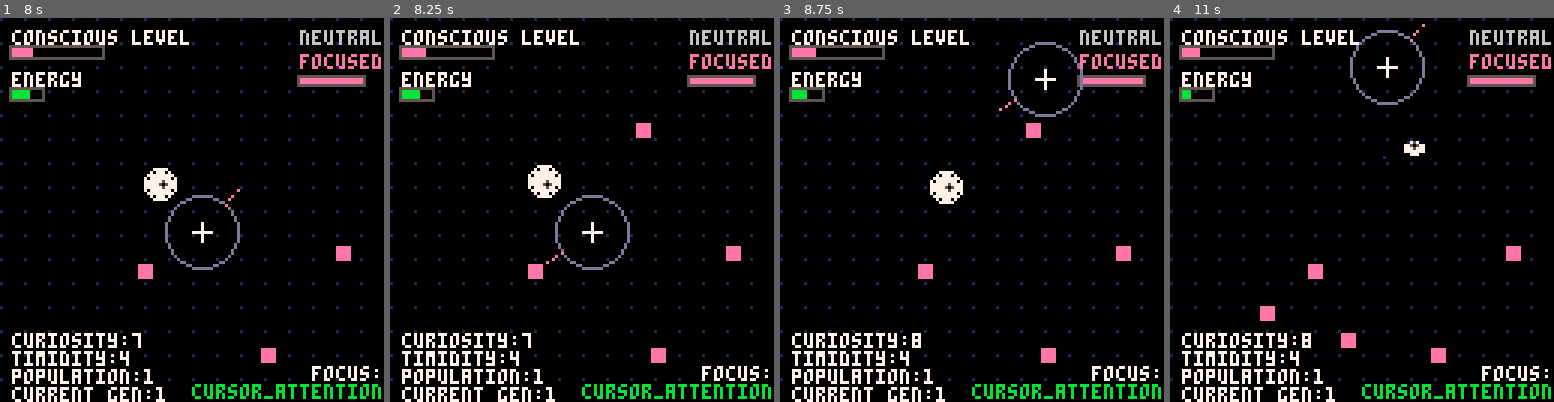
Above: before the commit, frames 1-4 (left to right).
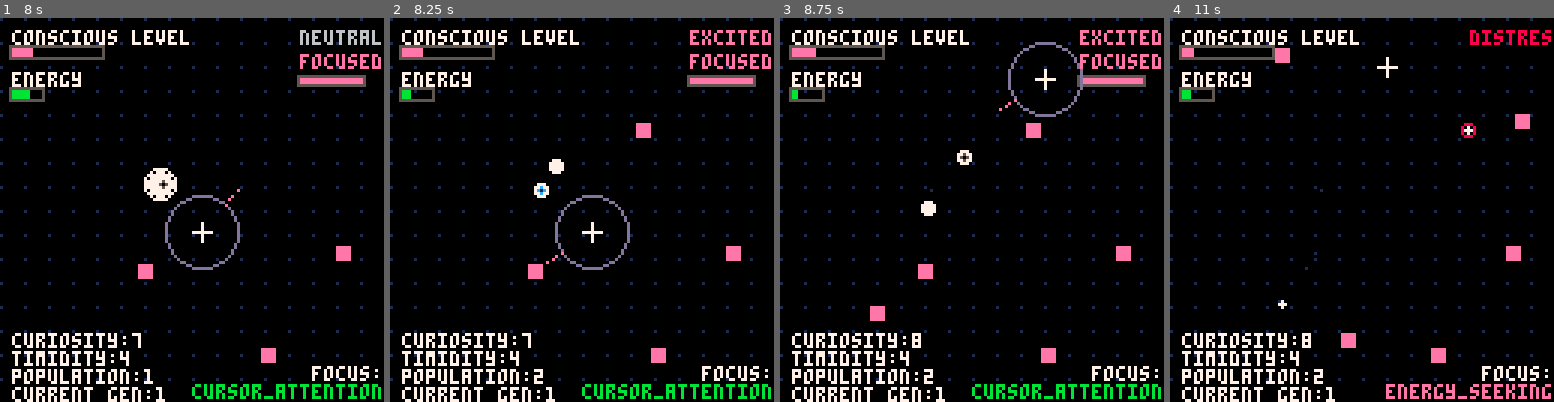
Above: after the commit, the same moments.

Repository: lopanapol/sentium-pico
Game: PICO-8 cartridge sentiria_pico.p8
Two runs of this game, one before a commit and one after it. Both use one fixed random seed, a clock stepped at 60 frames per second and the inputs below.
Inputs (mouse positions are in pixels of both pictures, inside the frame that each line leads up to):
- Up to frame 1 (8 s): click (280, 121) at 0.67 s; click (46, 267) at 1.22 s; click (107, 114) at 1.77 s; click (172, 259) at 2.32 s; click (234, 106) at 2.87 s; click (295, 256) at 3.42 s; click (61, 102) at 3.97 s; click (122, 248) at 4.52 s; click (184, 94) at 5.07 s; click (249, 244) at 5.62 s; click (311, 90) at 6.17 s; click (76, 236) at 6.72 s; click (138, 83) at 7.27 s; click (199, 229) at 7.82 s
- Up to frame 2 (8.25 s): no input
- Up to frame 3 (8.75 s): click (1044, 79) at 8.37 s
- Up to frame 4 (11 s): click (1496, 225) at 8.92 s; click (1258, 71) at 9.47 s; click (1323, 217) at 10.02 s; click (1385, 64) at 10.57 s

Frame 1 is identical in both runs. In frame 2, 1.2% of the frame differs, in the area x 5-100%, y 3-95%; in frame 3, 1.6%; in frame 4, 4.0%, in the area x 6-100%, y 1-100%.

Commit message:
Refactor biological parameters to enhance bacterial growth dynamics; adjust division thresholds, cooldowns, and growth rates for improved simulation performance.

Diff:
--- a/sentiria_pico.p8
+++ b/sentiria_pico.p8
@@ -17,14 +17,14 @@
 pixel_counter = 0 -- For numbering pixels
 
 -- biological parameters (bacteria-like)
-max_pixels = 32 -- Increased to allow more bacterial growth
+max_pixels = 32 -- Allows exponential growth: 1->2->4->8->16->32
 max_generation = 20 -- Max generation limit increased to 20
-division_energy_threshold = 50 -- Lower threshold for faster bacterial division
+division_energy_threshold = 40 -- Lower threshold for faster bacterial division
 death_energy_threshold = 0 -- Disabled death - bacteria persist across generations
-division_cooldown = 120 -- Faster division cooldown (2 seconds) like bacteria
+division_cooldown = 60 -- Very fast division cooldown (1 second) for rapid exponential growth
 mutation_rate = 0.05 -- Lower mutation rate for more stable traits
 metabolic_rate = 0.3 -- Energy consumption rate per frame
-growth_rate = 0.5 -- Energy accumulation rate when near food
+growth_rate = 0.8 -- Faster energy accumulation rate when near food
 
 -- generation system
 current_generation = 1
@@ -838,8 +838,8 @@
   return pixel.energy >= division_energy_threshold and
          pixel.division_timer <= 0 and
          #pixels < max_pixels and
-         pixel.age > 60 and -- Bacteria can divide quickly (1 second)
-         pixel.division_progress >= 100 and -- Must complete cell growth cycle
+         pixel.age > 30 and -- Bacteria can divide very quickly (0.5 seconds)
+         pixel.division_progress >= 80 and -- Lower progress requirement for faster division
          current_generation < max_generation -- Check global generation limit
 end
 
@@ -883,7 +883,7 @@
 
   -- Create the child bacterium
   local child = create_pixel(child_x, child_y, child_personality)
-  child.generation = current_generation
+  child.generation = parent.generation -- Inherit parent's generation, not current global
   child.parent_id = parent.id
 
   -- Binary fission: roughly equal energy split
@@ -1004,37 +1004,11 @@
 
   -- Increase generation every 10 seconds
   if generation_timer >= generation_interval then
-    if current_generation < max_generation and #pixels < max_pixels then
+    if current_generation < max_generation then
       current_generation += 1
       generation_timer = 0
 
-      -- Create new bacteria for the new generation instead of updating existing ones
-      -- This way all generations stay on screen
-      local new_bacteria_count = min(2, max_pixels - #pixels) -- Add 1-2 new bacteria per generation
-
-      for i = 1, new_bacteria_count do
-        -- Create new bacteria at random positions
-        local x = 20 + rnd(88)
-        local y = 20 + rnd(88)
-
-        -- Make sure it's not too close to existing bacteria
-        local too_close = false
-        for existing_pixel in all(pixels) do
-          if dist(x, y, existing_pixel.x, existing_pixel.y) < 15 then
-            too_close = true
-            break
-          end
-        end
-
-        if not too_close then
-          add(pixels, create_pixel(x, y, {
-            curiosity = 0.4 + rnd(0.4),
-            timidity = 0.3 + rnd(0.4),
-            energy_conservation = 0.4 + rnd(0.4)
-          }))
-        end
-      end
-
+      -- Don't create new bacteria automatically - rely on cell division
       -- Record significant event
       significant_event_occurred = true
       event_type = "generation_advance"
@@ -1043,9 +1017,13 @@
       -- Visual/audio feedback
       sfx(3) -- Generation advance sound
 
-      -- Boost all pixels' excitement for generation advance
+      -- Boost all pixels' reproduction drive and excitement for faster division
       for pixel in all(pixels) do
-        pixel.emotional_state.excitement = min(1, pixel.emotional_state.excitement + 0.4)
+        pixel.emotional_state.excitement = min(1, pixel.emotional_state.excitement + 0.2)
+        -- Increase division drive for exponential growth
+        pixel.reproduction_drive = min(1, pixel.reproduction_drive + 0.2)
+        -- Boost division progress slightly
+        pixel.division_progress = min(100, pixel.division_progress + 10)
       end
     end
   end
